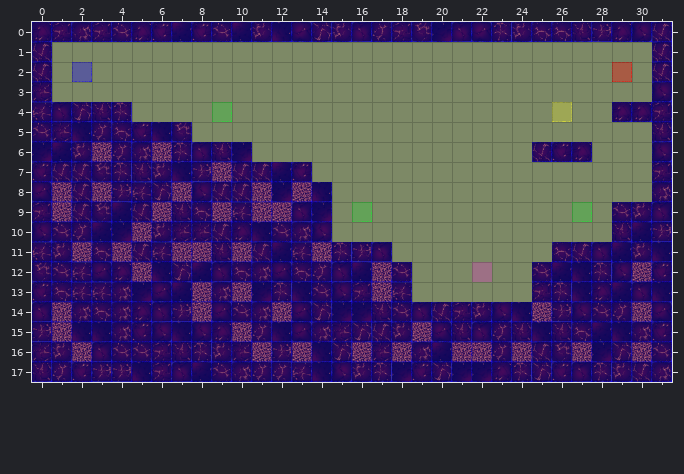
Tiled map, stored at Spellington/src/res/map/mapDungeon2.tmx. The first picture shows the starting point.
Cells are 50x50 px. Shown: x 0..31, y 0..17.
After:
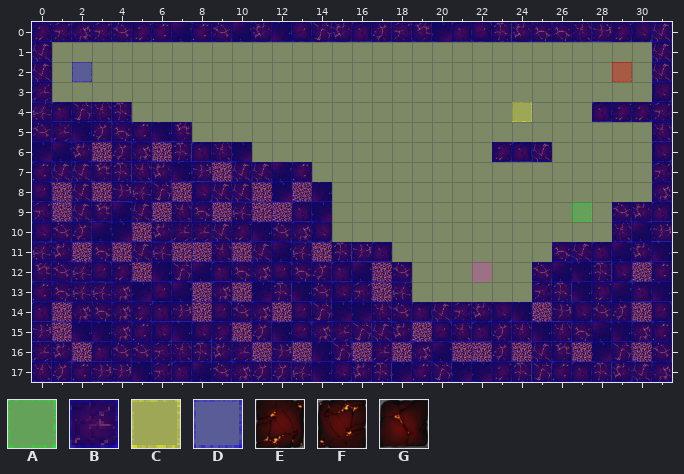
Key: from "collisionTile": A 1, B 3, C 4, D 11; from "dungeonTile": E 20, F 23, G 36.
_ is an empty cell.
See-through tiles are keyed as they look on the map.
The exact change:
Layer "terrain":
y 4: x 28 _ -> G
y 6: x 23..24 __ -> EG; x 26..27 FE -> __
Layer "collision":
y 4: x 28 D -> B
y 6: x 23..24 DD -> BB; x 26..27 BB -> DD
Layer "event":
y 4: x 9 A -> _; x 24 _ -> C; x 26 C -> _
y 9: x 16 A -> _
